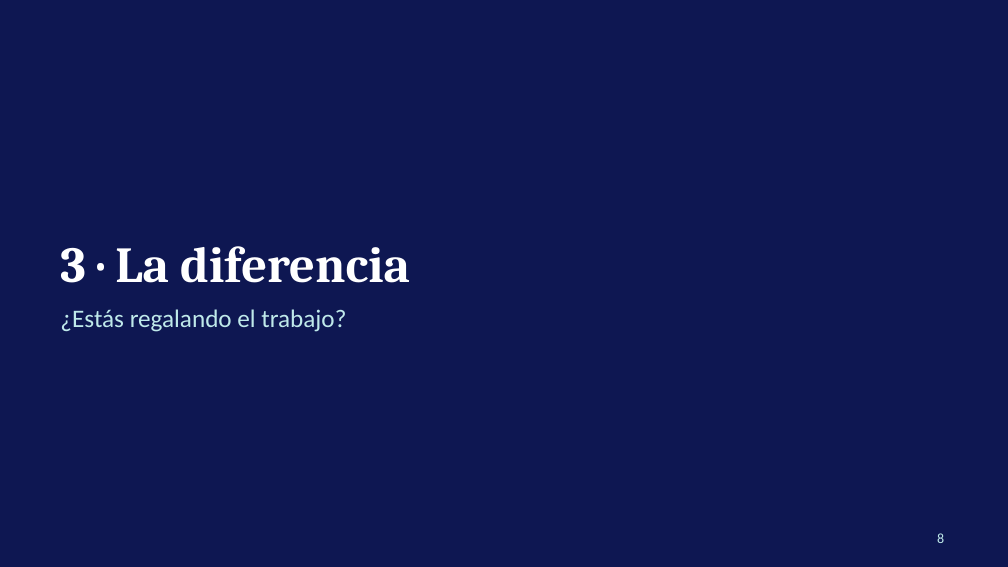
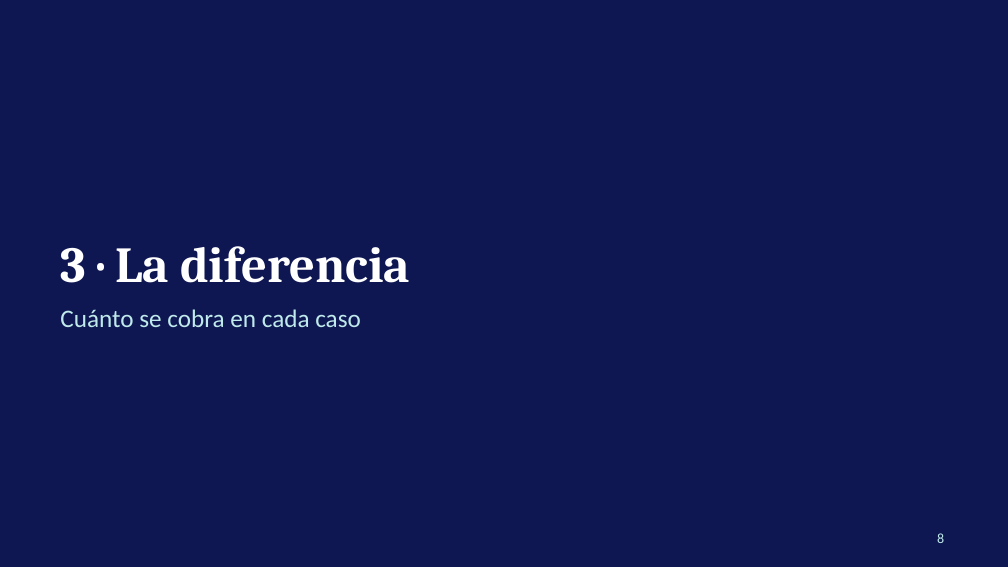
Before and after one commit to josedanielgt1/azullab, a slide deck: slide 8 of propuesta/Precios Grupo Azullab.pptx. Drawn at 1008x567 pixels with LibreOffice and Linux fonts; fonts in the diff are those of the drawing. Boxes give left, top, right and bottom in pixels: in the first picture for what was removed or moved away, otherwise in the second. Text is boxed around its words. In the diff, an @@ line names an element or a change of style, - is before the commit and + after.

```diff
--- a/propuesta/Precios Grupo Azullab.pptx
+++ b/propuesta/Precios Grupo Azullab.pptx
@@ text at bbox=[60, 309, 361, 327]: text changed @@
-¿Estás regalando el trabajo?
+Cuánto se cobra en cada caso
```
Also in this commit, not shown: 4 other slides changed, 5 slides added.
